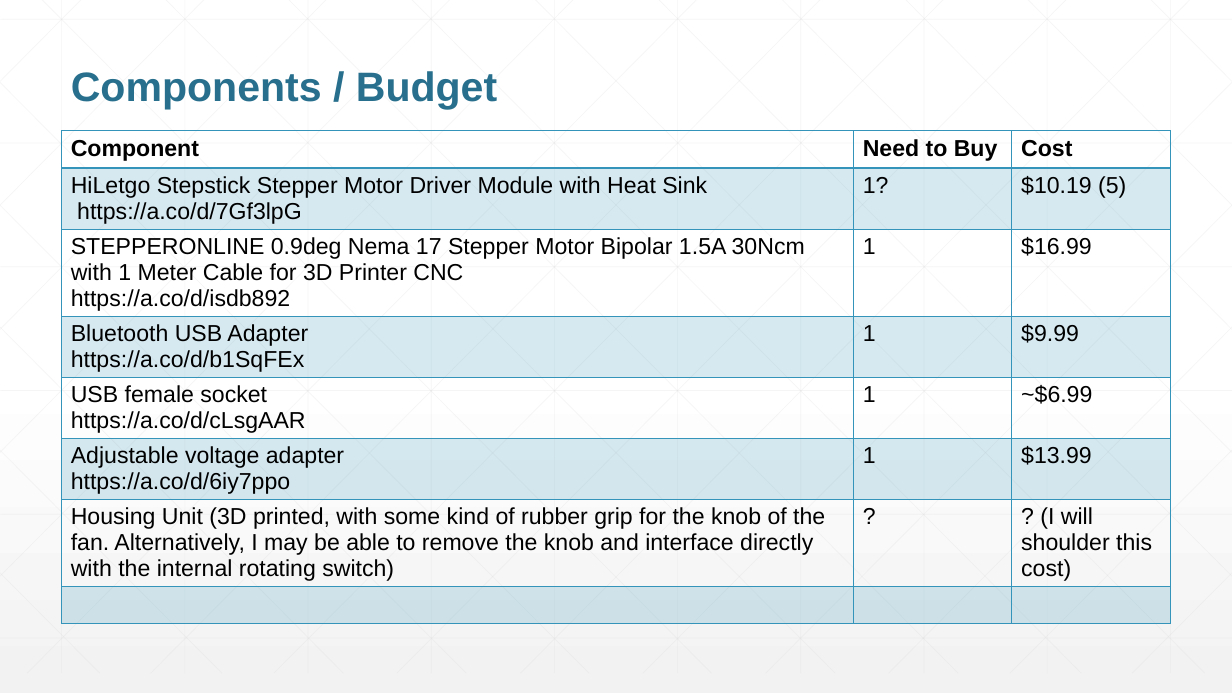
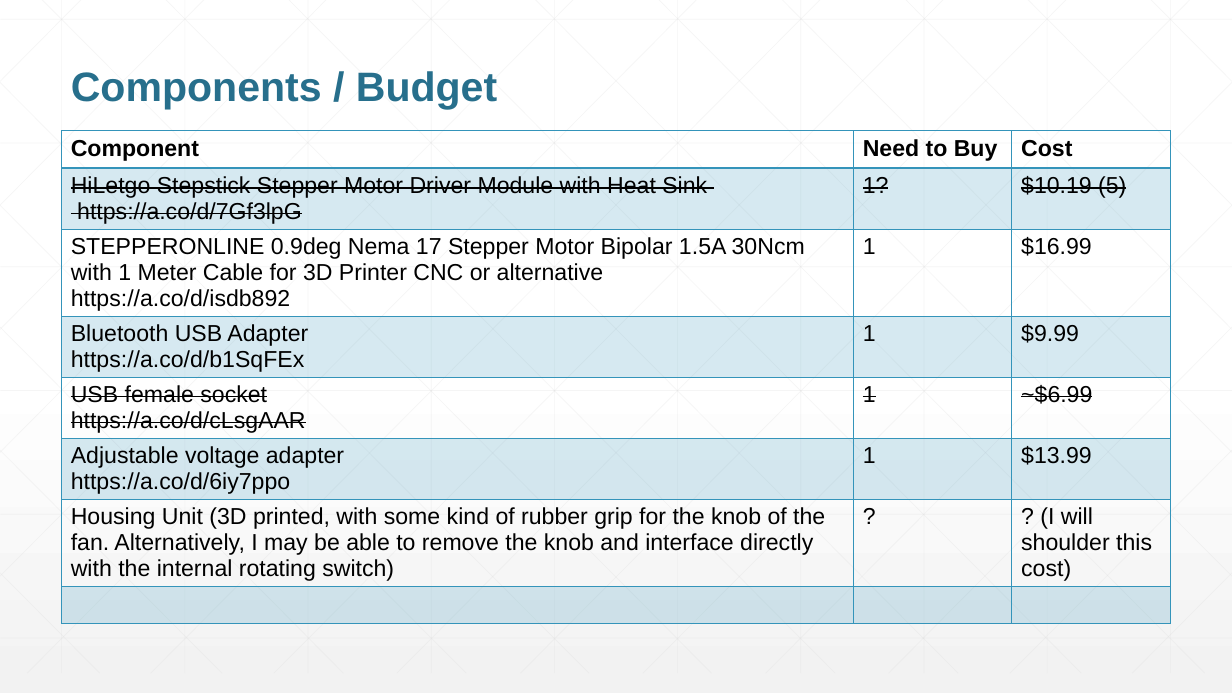
Before and after one commit to nnnnn777/ENGI301, a slide deck: slide 5 of project_01/docs/miller_ENGI301_project_01_proposal.pptx. Drawn at 1232x693 pixels with LibreOffice and Linux fonts; fonts in the diff are those of the drawing. Boxes give left, top, right and bottom in pixels: in the first picture for what was removed or moved away, otherwise in the second. Text is boxed around its words. In the diff, an @@ line names an element or a change of style, - is before the commit and + after.

```diff
--- a/project_01/docs/miller_ENGI301_project_01_proposal.pptx
+++ b/project_01/docs/miller_ENGI301_project_01_proposal.pptx
@@ table at <box>62,131,1170,650</box> @@
-row 3, column 1: STEPPERONLINE 0.9deg Nema 17 Stepper Motor Bipolar 1.5A 30Ncm with 1 Meter Cable for 3D Printer CNC / https://a.co/d/isdb892
+row 3, column 1: STEPPERONLINE 0.9deg Nema 17 Stepper Motor Bipolar 1.5A 30Ncm with 1 Meter Cable for 3D Printer CNC or alternative / https://a.co/d/isdb892
@@ strikethrough on in "HiLetgo Stepstick Stepper Motor Driver Module with ...", "https://a.co/d/7Gf3lpG", "1?", "$10.19 (5)" and 4 more places @@
```
Also in this commit, not shown: 2 other slides changed, 1 other file.
